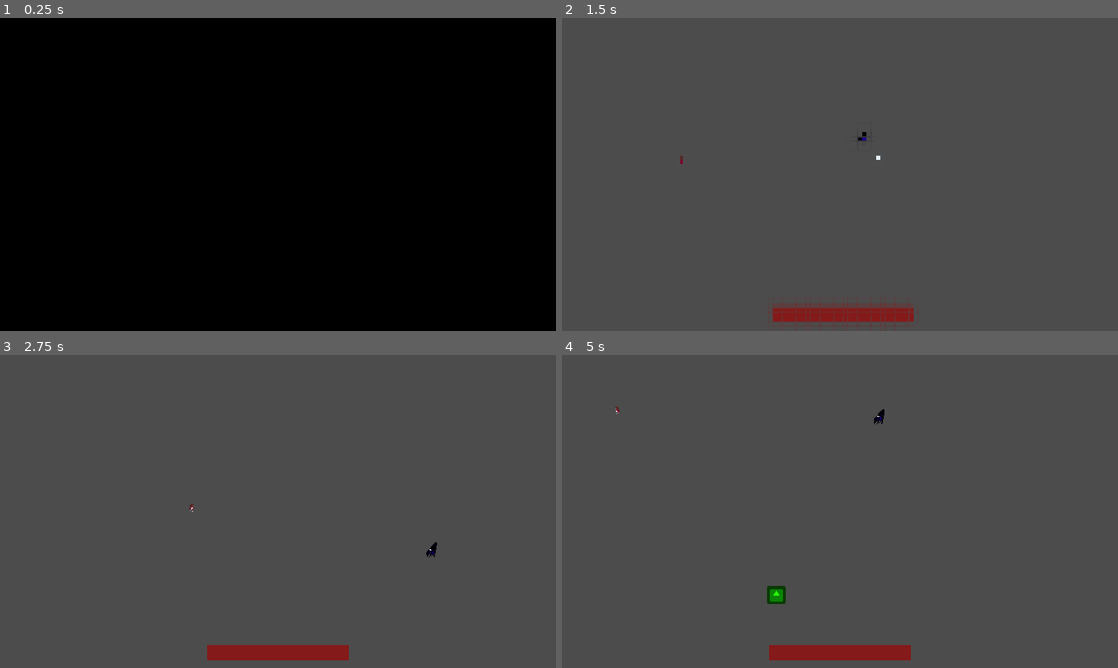
Above: before the commit, frames 1-4 (two rows, left to right).
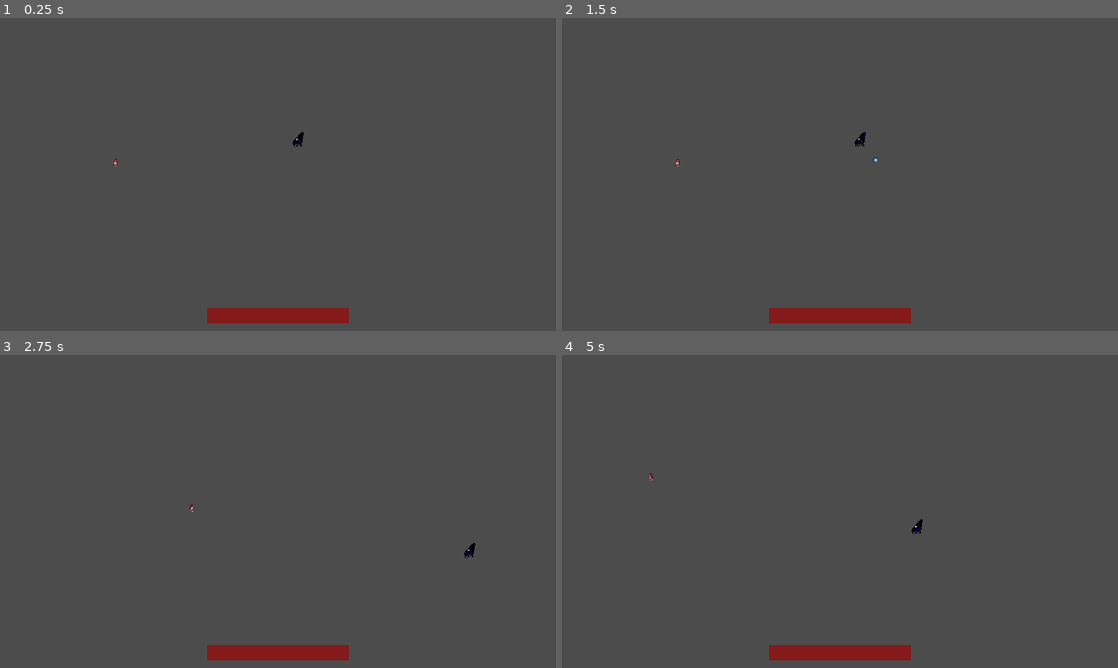
Above: after the commit, the same moments.

Repository: LadyVolk/The-Modern-Triad
Game: Godot game, scene res://Bosses/Anxiety/Level2.tscn
Same seed, same stepped clock (60 frames per second), same inputs: the game is played once before the commit and once after it. This scene is started directly instead of the project's main scene. The engine's default icon, where the game draws it, is replaced by a stand-in: a white triangle on a blue panel in a dark square. Sound files missing from this copy of the repository are replaced by a short silence.
Inputs (mouse positions are in pixels of both pictures, inside the frame that each line leads up to):
- Up to frame 1 (0.25 s): no input
- Up to frame 2 (1.5 s): tap Enter at 0.5 s; move the mouse to (962, 158) at 0.52 s; hold D (player_right) 0.53-1.28 s; hold Space (player_dash) 0.53-1.28 s; click (962, 158) at 0.8 s; move the mouse to (728, 190) at 1.27 s; hold S (player_down) from 1.28 s (still down); click (728, 190) at 1.35 s
- Up to frame 3 (2.75 s): tap Space (player_dash) at 1.55 s; move the mouse to (333, 442) at 2.02 s; release S (player_down) at 2.03 s; hold D (player_right) from 2.03 s (still down); hold Right mouse button (melee_attack) from 2.03 s (still down); click (333, 442) at 2.3 s
- Up to frame 4 (5 s): move the mouse to (812, 574) at 2.77 s; release D (player_right) at 2.78 s; release Right mouse button (melee_attack) at 2.78 s; hold W (player_up) 2.78-3.53 s; tap Space (player_dash) at 2.85, 4.35 s; move the mouse to (1006, 558) at 3.52 s; press the mouse at (1006, 558) at 3.53 s; hold A (player_left) from 3.53 s (still down); move the mouse to (673, 464) at 4.27 s; release the mouse at (673, 464) at 4.28 s

The runs differ from the first frame. In frame 1, 100% of the frame differs, in the area x 0-100%, y 0-100%; in frame 2, 0.4%; in frame 3, 0.1%; in frame 4, 0.3%.

Commit message:
player can shoot anxiety

Diff:
--- a/game/Bosses/Anxiety/Anxiety.gd
+++ b/game/Bosses/Anxiety/Anxiety.gd
@@ -90,13 +90,13 @@
 	pass
 
 
-func _on_Attack_area_body_entered(body):
-	if body.is_in_group("player"):
-		emit_signal("anxiety_attack", 25)
-
-
 func stop_boss():
 	boss_stop = true
 	$MeditationTimer.start()
 	yield($MeditationTimer, "timeout")
 	boss_stop = false
+
+
+func _on_Area2D_body_entered(body):
+	if body.is_in_group("player"):
+		emit_signal("anxiety_attack", 25)
--- a/game/Bosses/Anxiety/Anxiety.tscn
+++ b/game/Bosses/Anxiety/Anxiety.tscn
@@ -3,11 +3,10 @@
 [ext_resource path="res://Bosses/Anxiety/Anxiety.gd" type="Script" id=1]
 [ext_resource path="res://assets/images/depression/depression_stage_1_idle.png" type="Texture" id=2]
 
-[sub_resource type="ConvexPolygonShape2D" id=1]
-points = PoolVector2Array( 80, -164, 110, -148, 80, 75, 70, 83, -35, 108, -72, 93, -80, 30, -66, -4 )
+[sub_resource type="CircleShape2D" id=1]
+radius = 12.7982
 
 [sub_resource type="Animation" id=2]
-resource_name = "change_state"
 tracks/0/type = "value"
 tracks/0/path = NodePath("Sprite:modulate")
 tracks/0/interp = 1
@@ -128,25 +127,26 @@
 } ]
 }
 
-[sub_resource type="CircleShape2D" id=5]
-radius = 12.7982
+[sub_resource type="ConvexPolygonShape2D" id=5]
+points = PoolVector2Array( 80, -164, 110, -148, 80, 75, 70, 83, -35, 108, -72, 93, -80, 30, -66, -4 )
 
 [node name="Anxiety" type="KinematicBody2D" groups=[
 "boss",
 ]]
 position = Vector2( 1, 0 )
-collision_layer = 0
+collision_layer = 32
 collision_mask = 0
 script = ExtResource( 1 )
+
+[node name="CollisionShape2D" type="CollisionShape2D" parent="."]
+position = Vector2( 27.1321, -27.1321 )
+scale = Vector2( 10, 10 )
+shape = SubResource( 1 )
 
 [node name="Sprite" type="Sprite" parent="."]
 modulate = Color( 0, 0, 0, 1 )
 texture = ExtResource( 2 )
 hframes = 17
-
-[node name="Colission" type="CollisionShape2D" parent="."]
-position = Vector2( 1.19745, -2.99368 )
-shape = SubResource( 1 )
 
 [node name="TimerPosition" type="Timer" parent="."]
 wait_time = 0.1
@@ -161,17 +161,16 @@
 
 [node name="Tween" type="Tween" parent="."]
 
-[node name="Attack_area" type="Area2D" parent="."]
+[node name="MeditationTimer" type="Timer" parent="."]
+wait_time = 2.0
+autostart = true
+
+[node name="Area2D" type="Area2D" parent="."]
 collision_layer = 4
 collision_mask = 2
 
-[node name="CollisionShape2D" type="CollisionShape2D" parent="Attack_area"]
-position = Vector2( 27.1321, -27.1321 )
-scale = Vector2( 10, 10 )
+[node name="Colission" type="CollisionShape2D" parent="Area2D"]
+position = Vector2( 1.19745, -2.99368 )
 shape = SubResource( 5 )
-
-[node name="MeditationTimer" type="Timer" parent="."]
-wait_time = 5.0
-autostart = true
 [connection signal="timeout" from="TimerPosition" to="." method="_on_TimerPosition_timeout"]
-[connection signal="body_entered" from="Attack_area" to="." method="_on_Attack_area_body_entered"]
+[connection signal="body_entered" from="Area2D" to="." method="_on_Area2D_body_entered"]
--- a/game/Bosses/Anxiety/Level2.gd
+++ b/game/Bosses/Anxiety/Level2.gd
@@ -37,6 +37,7 @@
 func player_shoot(pos, direction):
 	if can_shoot:
 		var new_projectile = PROJECTILE.instance()
+		new_projectile.connect("shoot_at_boss", self, "boss_take_damage")
 		$Projectiles.add_child(new_projectile)
 		new_projectile.position = pos
 		new_projectile.direction = direction
@@ -45,7 +46,7 @@
 
 func random_position():
 	times_moved += 1
-	if times_moved >= 5:
+	if times_moved >= 3:
 		times_moved = 0
 		return player.position
 	randomize()
@@ -111,3 +112,7 @@
 
 func _on_TimerMeditation_timeout():
 	create_meditation()
+
+
+func boss_take_damage():
+	boss.take_damage(20)
--- a/game/Bosses/Anxiety/Level2.tscn
+++ b/game/Bosses/Anxiety/Level2.tscn
@@ -12,7 +12,7 @@
 extents = Vector2( 310.521, 350 )
 
 [sub_resource type="RectangleShape2D" id=2]
-extents = Vector2( 700, 300 )
+extents = Vector2( 889.341, 442.87 )
 
 [sub_resource type="Shader" id=3]
 code = "shader_type canvas_item;
@@ -132,7 +132,7 @@
 position = Vector2( 1000, 500 )
 
 [node name="CollisionShape2D" type="CollisionShape2D" parent="BossArea"]
-position = Vector2( -3.68329, 1.22772 )
+position = Vector2( -41.7432, 11.0496 )
 shape = SubResource( 2 )
 
 [node name="FadeScreen" parent="." instance=ExtResource( 4 )]
@@ -143,6 +143,7 @@
 layer = 2
 
 [node name="FadeIn" type="ColorRect" parent="Shaders"]
+visible = false
 material = SubResource( 4 )
 margin_right = 1920.0
 margin_bottom = 1080.0
@@ -152,6 +153,7 @@
 }
 
 [node name="Pixel" type="ColorRect" parent="Shaders"]
+visible = false
 material = ExtResource( 6 )
 anchor_right = 1.0
 anchor_bottom = 1.0
@@ -171,10 +173,10 @@
 scale = Vector2( 0.2, 0.2 )
 
 [node name="TimerShoot" type="Timer" parent="."]
-wait_time = 5.0
+wait_time = 3.0
 
 [node name="TimerMeditation" type="Timer" parent="."]
-wait_time = 5.0
+wait_time = 8.0
 autostart = true
 [connection signal="animation_finished" from="Shaders/Pixel/AnimationPlayer" to="." method="_on_AnimationPlayer_animation_finished"]
 [connection signal="timeout" from="TimerShoot" to="." method="_on_Timer_timeout"]
--- a/game/PlayerStuff/Player.gd
+++ b/game/PlayerStuff/Player.gd
@@ -107,7 +107,9 @@
 		elif event.is_action_pressed("melee_attack"):
 			melee_attack()
 	if mode == "anxiety":
-		if event.is_action_pressed("shoot"):
+		if event.is_action_pressed("player_dash"):
+			dash()
+		elif event.is_action_pressed("shoot"):
 			emit_signal("shoot", position, get_player_direction())
 
 
--- a/game/PlayerStuff/Projectile.gd
+++ b/game/PlayerStuff/Projectile.gd
@@ -5,8 +5,11 @@
 var direction
 export var speed = 1000
 
+signal shoot_at_boss
+
 func _ready():
 	direction = Vector2()
+
 
 func _physics_process(delta):
 
@@ -14,3 +17,6 @@
 
 	if collision and collision.collider.is_in_group("walls"):
 		queue_free()
+	elif collision and collision.collider.is_in_group("boss"):
+		emit_signal("shoot_at_boss")
+		queue_free()
--- a/game/PlayerStuff/Projectile.tscn
+++ b/game/PlayerStuff/Projectile.tscn
@@ -1,18 +1,28 @@
-[gd_scene load_steps=4 format=2]
+[gd_scene load_steps=5 format=2]
 
 [ext_resource path="res://PlayerStuff/Projectile.gd" type="Script" id=1]
 [ext_resource path="res://icon.png" type="Texture" id=2]
 
 [sub_resource type="CircleShape2D" id=1]
 
-[node name="Projectile" type="KinematicBody2D"]
-collision_mask = 5
+[sub_resource type="CircleShape2D" id=2]
+
+[node name="Projectile" type="KinematicBody2D" groups=[
+"projectile",
+]]
+collision_layer = 0
+collision_mask = 36
 script = ExtResource( 1 )
+
+[node name="CollisionShape2D" type="CollisionShape2D" parent="."]
+shape = SubResource( 1 )
 
 [node name="Sprite" type="Sprite" parent="."]
 position = Vector2( 0.170273, -0.510841 )
 scale = Vector2( 0.3, 0.3 )
 texture = ExtResource( 2 )
 
-[node name="CollisionShape2D" type="CollisionShape2D" parent="."]
-shape = SubResource( 1 )
+[node name="Area2D" type="Area2D" parent="."]
+
+[node name="CollisionShape2D" type="CollisionShape2D" parent="Area2D"]
+shape = SubResource( 2 )
